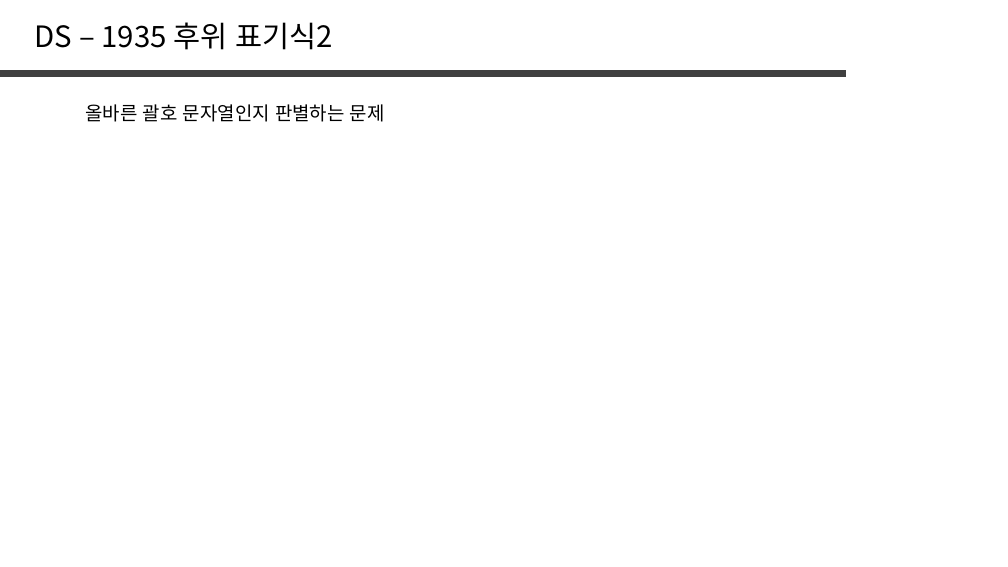
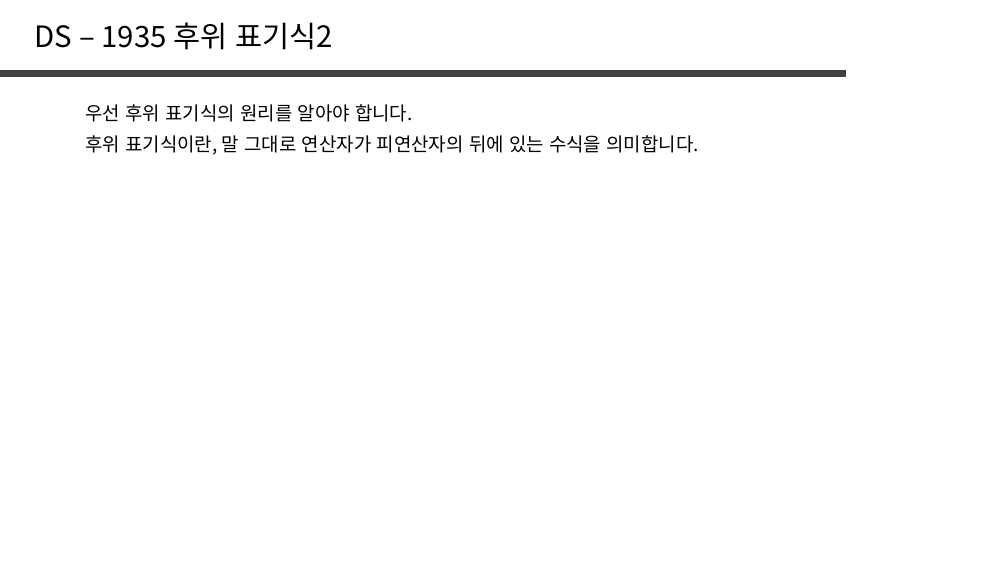
Before and after one commit to jaehoo1/PS-study, a slide deck: slide 23 of study/7_Stack, Queue, List.pptx (slide 22 before the commit). Drawn at 1008x567 pixels with LibreOffice and Linux fonts; fonts in the diff are those of the drawing. Boxes give left, top, right and bottom in pixels: in the first picture for what was removed or moved away, otherwise in the second. Text is boxed around its words. In the diff, an @@ line names an element or a change of style, - is before the commit and + after.

```diff
--- a/study/7_Stack, Queue, List.pptx
+++ b/study/7_Stack, Queue, List.pptx
@@ text at (x1=85, y1=104, x2=412, y2=122): text changed @@
-올바른 괄호 문자열인지 판별하는 문제
+우선 후위 표기식의 원리를 알아야 합니다.
@@ text added at (x1=85, y1=135, x2=699, y2=155), 18 pt, text #000000 @@
+후위 표기식이란, 말 그대로 연산자가 피연산자의 뒤에 있는 수식을 의미합니다.
```
Also in this commit, not shown: 1 other slide changed, 1 slide added.
